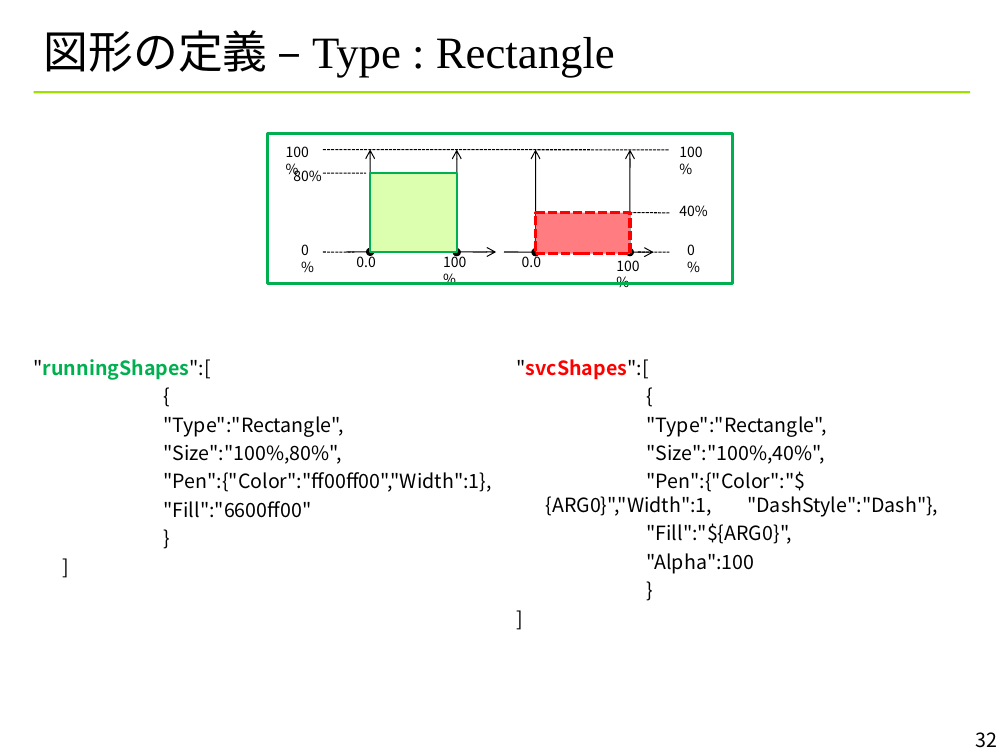
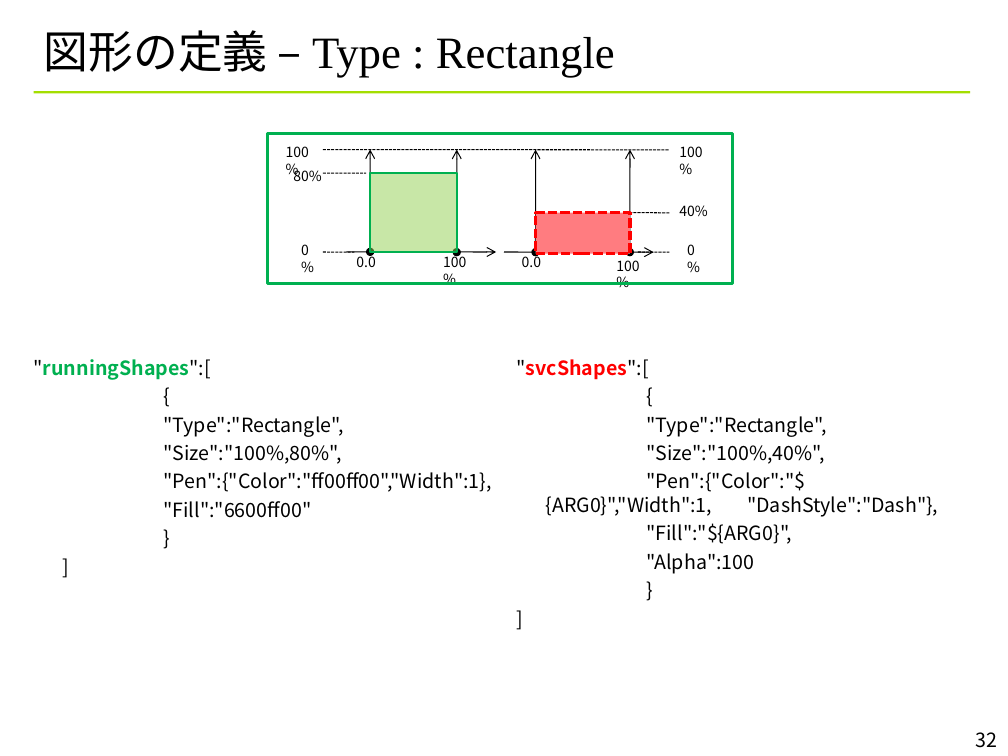
Before and after one commit to YixiaoLi/tlv4mc, a slide deck: slide 32 of doc/TLV_visualize_rules.ppt. Drawn at 1008x756 pixels with LibreOffice and Linux fonts; fonts in the diff are those of the drawing; background and template pictures are left out. Boxes give left, top, right and bottom in pixels: in the first picture for what was removed or moved away, otherwise in the second. Text is boxed around its words. In the diff, an @@ line names an element or a change of style, - is before the commit and + after.

Commit message:
図形の修正

```diff
--- a/doc/TLV_visualize_rules.ppt
+++ b/doc/TLV_visualize_rules.ppt
@@ rectangle at (x1=370, y1=173, x2=457, y2=252): fill #DBFFAF to #92D050 at 50% opacity @@
```
Also in this commit, not shown: 16 other slides changed, 1 other file.
